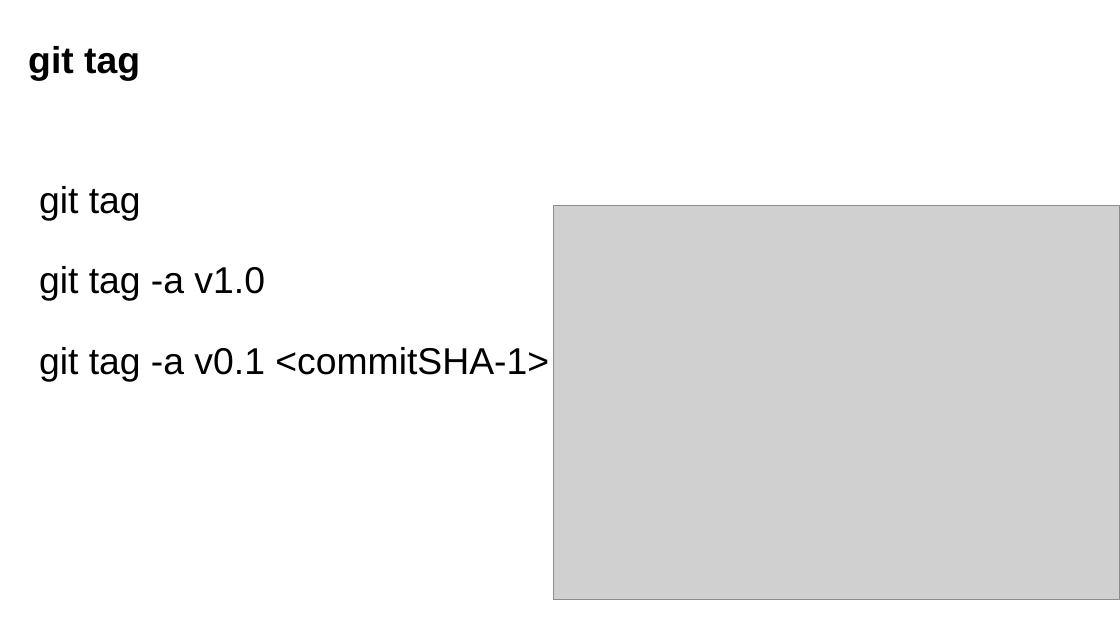
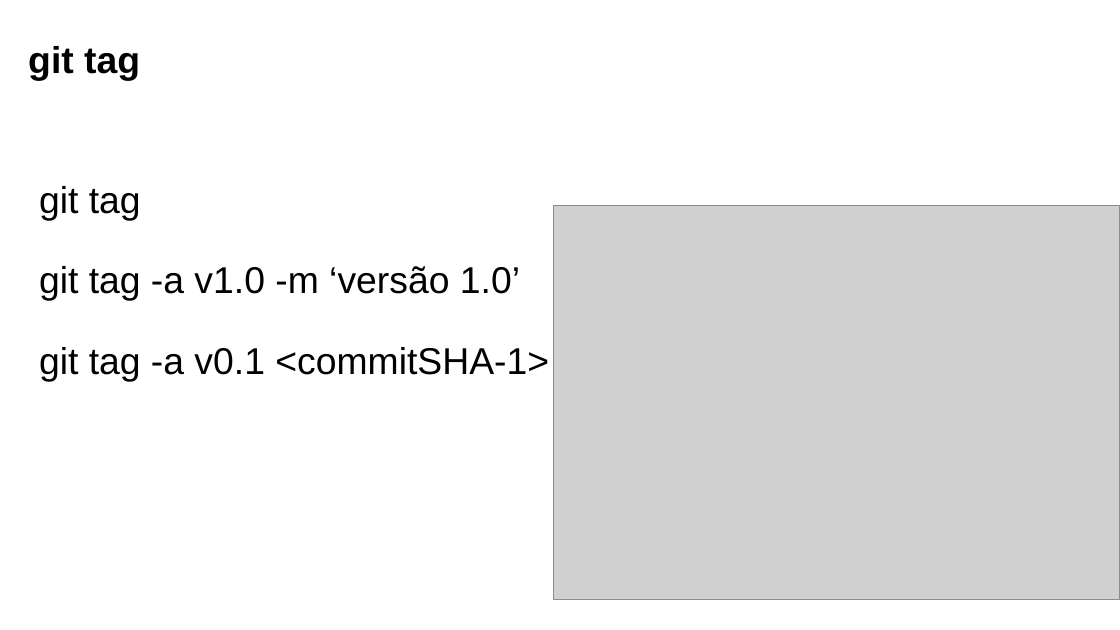
Before and after one commit to yunoguthi/testeCursoGit, a slide deck: slide 9 of git.pptx (slide 23 before the commit). Drawn at 1120x630 pixels with LibreOffice and Linux fonts; fonts in the diff are those of the drawing; grey boxes stand for pictures; background and template pictures are left out. Boxes give left, top, right and bottom in pixels: in the first picture for what was removed or moved away, otherwise in the second. Text is boxed around its words. In the diff, an @@ line names an element or a change of style, - is before the commit and + after.

```diff
--- a/git.pptx
+++ b/git.pptx
@@ text at (39, 266, 520, 301): text changed @@
-git tag -a v1.0
+git tag -a v1.0 -m ‘versão 1.0’
```
Also in this commit, not shown: 2 other slides changed, 14 slides removed, 1 other file.
